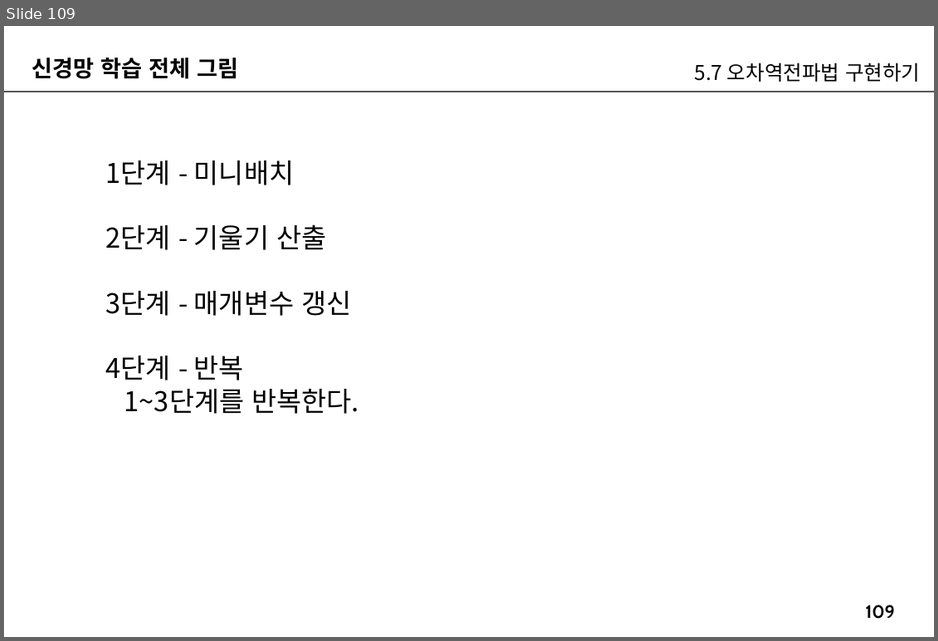
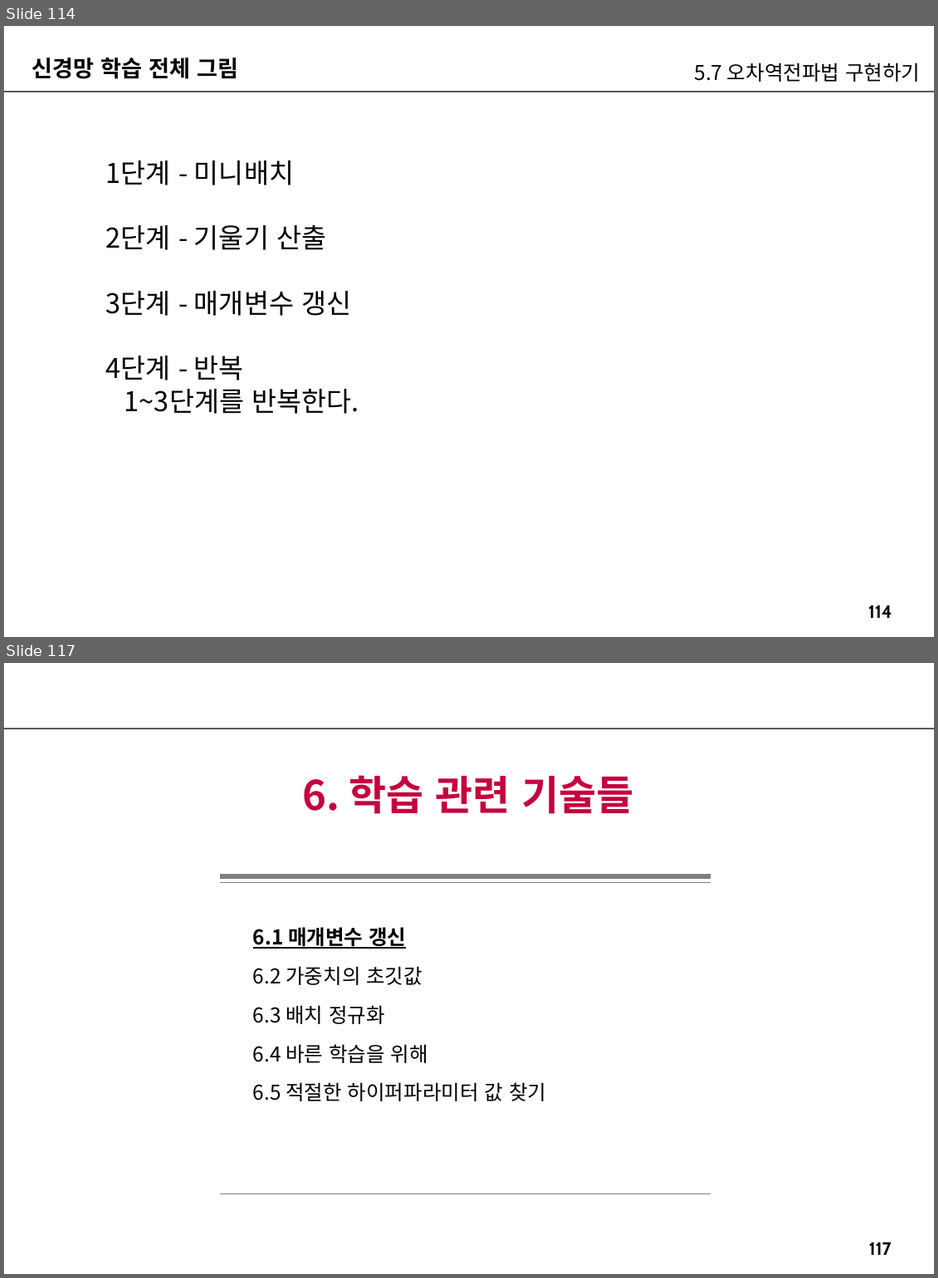
Before and after one commit to imguru-mooc/AI_Basic, a slide deck: 인공지능_2(판서).pptx. Shown one above the other, each under a label of ours: slide 109 before the commit, slides 114 and 117 after it; the slides between them are not shown. The pictures are 938x641 and 938x1278 pixels, drawn with LibreOffice and Linux fonts; fonts in the diff are those of the drawing. Boxes give left, top, right and bottom in pixels: in the first picture for what was removed or moved away, otherwise in the second. Text is boxed around its words. In the diff, an @@ line names an element or a change of style, - is before the commit and + after.

```diff
--- a/인공지능_2(판서).pptx
+++ b/인공지능_2(판서).pptx
@@ slide 117 added at box(4, 663, 934, 1274), background #FFFFFF; not listed: 2 template elements that a slide beside it also shows @@
@@ text added at box(303, 775, 634, 814), 36 pt, text #C5003D, bold @@
+6. 학습 관련 기술들
@@ line added from (220, 876) to (710, 876), #808080 4.5 pt @@
@@ line added from (220, 883) to (710, 883), #808080 0.75 pt @@
@@ text added at box(253, 927, 546, 1101), 18 pt, text #000000 @@
+6.1 매개변수 갱신
+6.2 가중치의 초깃값
+6.3 배치 정규화
+6.4 바른 학습을 위해
+6.5 적절한 하이퍼파라미터 값 찾기
@@ line added from (220, 1193) to (710, 1193), #808080 0.75 pt @@
@@ what was slide 109 is now slide 114 @@
@@ page number at box(868, 605, 892, 618): text changed @@
-109
+114
```
Also in this commit, not shown: 5 slides changed, 41 other slides added.
